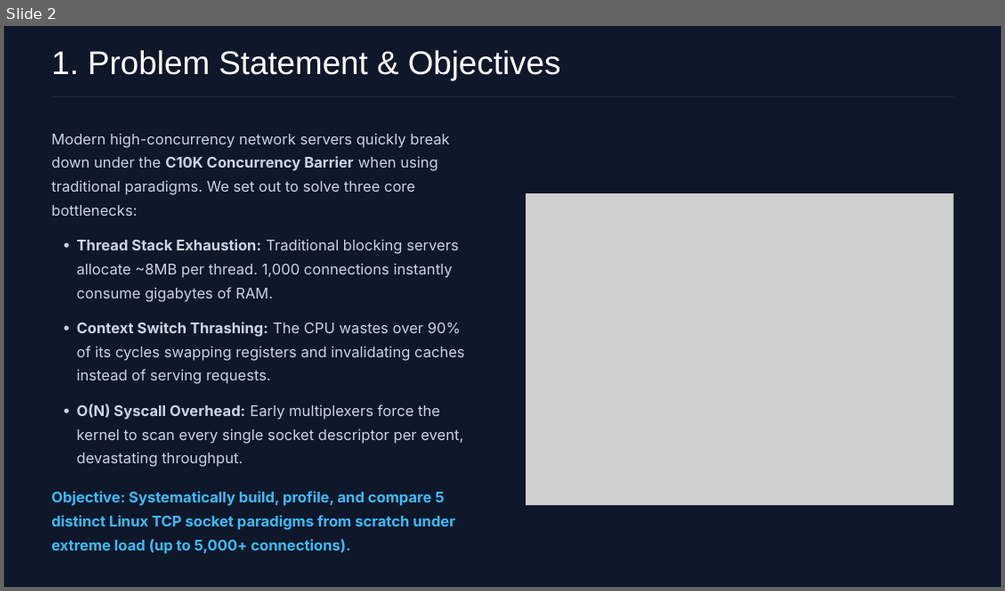
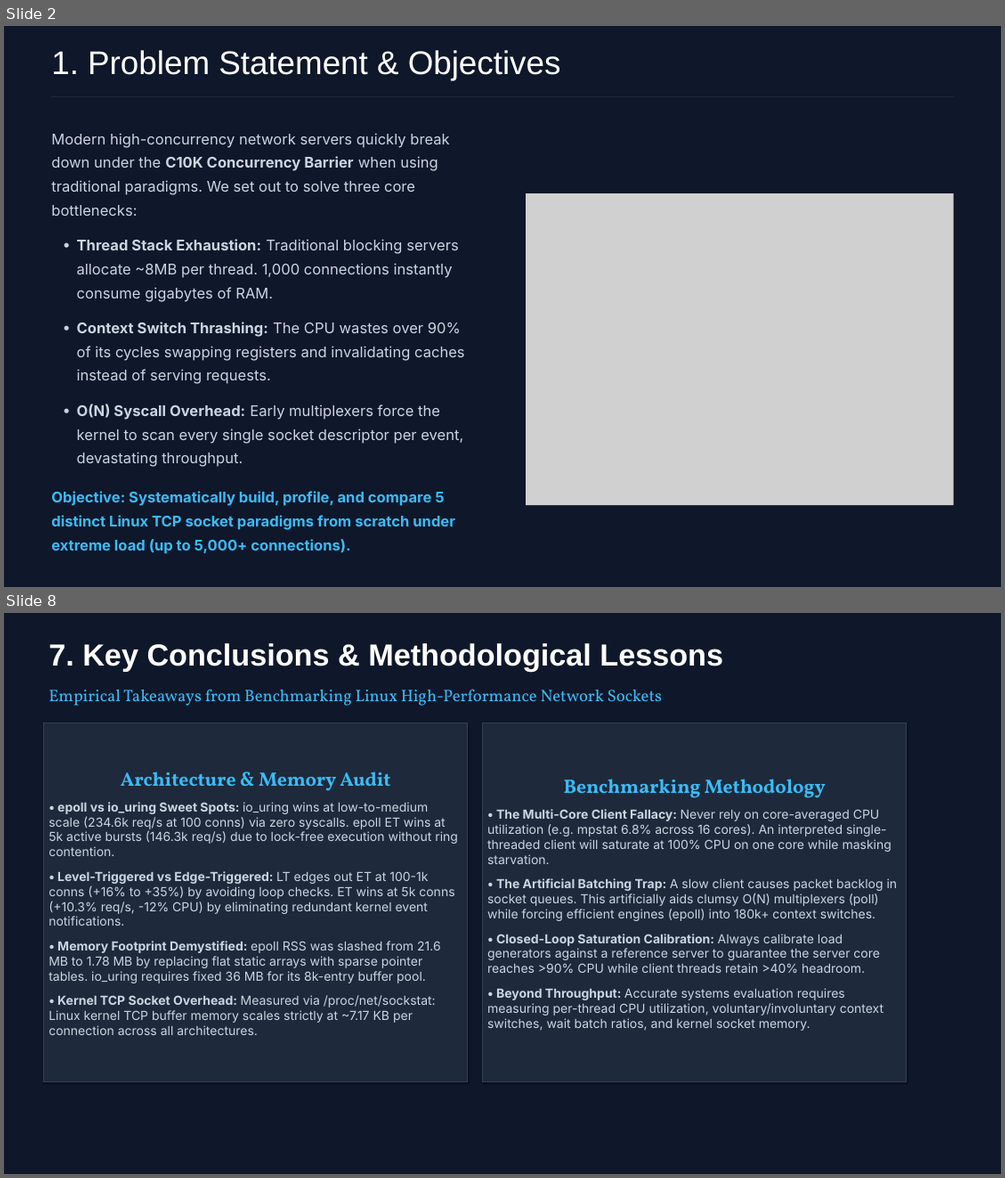
Before and after one commit to Suchith2212/CS331-T002-ScalableNetworkIO, a slide deck: ppt/Final_Presentation.pptx. Shown one above the other, each under a label of ours: slide 2 before the commit, slides 2 and 8 after it; the slides between them are not shown. The pictures are 1005x591 and 1005x1178 pixels, drawn with LibreOffice and Linux fonts; fonts in the diff are those of the drawing; grey boxes stand for pictures; background and template pictures are left out. Boxes give left, top, right and bottom in pixels: in the first picture for what was removed or moved away, otherwise in the second. Text is boxed around its words. In the diff, an @@ line names an element or a change of style, - is before the commit and + after.

Commit message:
docs(ppt): update presentation with benchmark v2 empirical findings and export PDF

```diff
--- a/ppt/Final_Presentation.pptx
+++ b/ppt/Final_Presentation.pptx
@@ slide 8 added at <box>4,613,1001,1174</box>, background #FFFFFF @@
@@ rectangle added at <box>4,613,1001,1174</box>, fill #0F172A, outline #0F172A 0.75 pt @@
@@ text added at <box>48,643,723,671</box>, 44 pt, text #FFFFFF, bold @@
+7. Key Conclusions & Methodological Lessons
@@ text added at <box>48,689,662,706</box>, 24 pt, text #38BDF8 @@
+Empirical Takeaways from Benchmarking Linux High-Performance Network Sockets
@@ rectangle added at <box>44,722,468,1081</box>, fill #1E293B, outline #334155 0.75 pt, 18 pt, text #CBD5E1 @@
+Architecture & Memory Audit
+• epoll vs io_uring Sweet Spots: io_uring wins at low-to-medium scale (234.6k req/s at 100 conns) via zero syscalls. epoll ET wins at 5k active bursts (146.3k req/s) due to lock-free execution without ring contention.
+• Level-Triggered vs Edge-Triggered: LT edges out ET at 100-1k conns (+16% to +35%) by avoiding loop checks. ET wins at 5k conns (+10.3% req/s, -12% CPU) by eliminating redundant kernel event notifications.
+• Memory Footprint Demystified: epoll RSS was slashed from 21.6 MB to 1.78 MB by replacing flat static arrays with sparse pointer tables. io_uring requires fixed 36 MB for its 8k-entry buffer pool.
+• Kernel TCP Socket Overhead: Measured via /proc/net/sockstat: Linux kernel TCP buffer memory scales strictly at ~7.17 KB per connection across all architectures.
@@ rectangle added at <box>483,722,906,1081</box>, fill #1E293B, outline #334155 0.75 pt, 18 pt, text #CBD5E1 @@
+Benchmarking Methodology
+• The Multi-Core Client Fallacy: Never rely on core-averaged CPU utilization (e.g. mpstat 6.8% across 16 cores). An interpreted single-threaded client will saturate at 100% CPU on one core while masking starvation.
+• The Artificial Batching Trap: A slow client causes packet backlog in socket queues. This artificially aids clumsy O(N) multiplexers (poll) while forcing efficient engines (epoll) into 180k+ context switches.
+• Closed-Loop Saturation Calibration: Always calibrate load generators against a reference server to guarantee the server core reaches >90% CPU while client threads retain >40% headroom.
+• Beyond Throughput: Accurate systems evaluation requires measuring per-thread CPU utilization, voluntary/involuntary context switches, wait batch ratios, and kernel socket memory.
```
Also in this commit, not shown: 4 slides changed, 1 other slide added, 2 other files.
